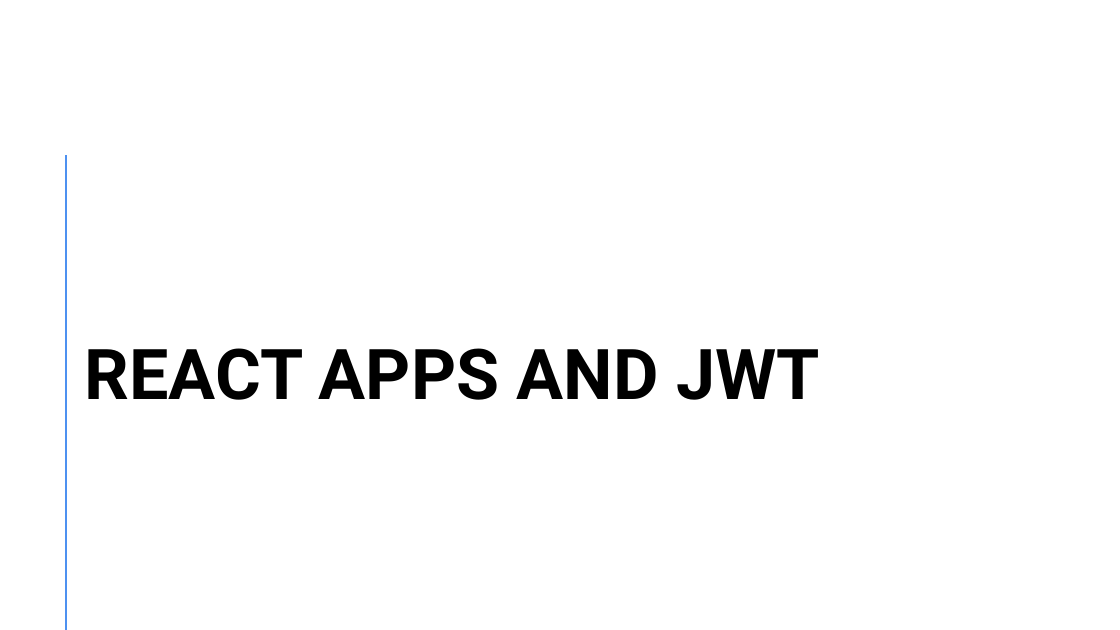
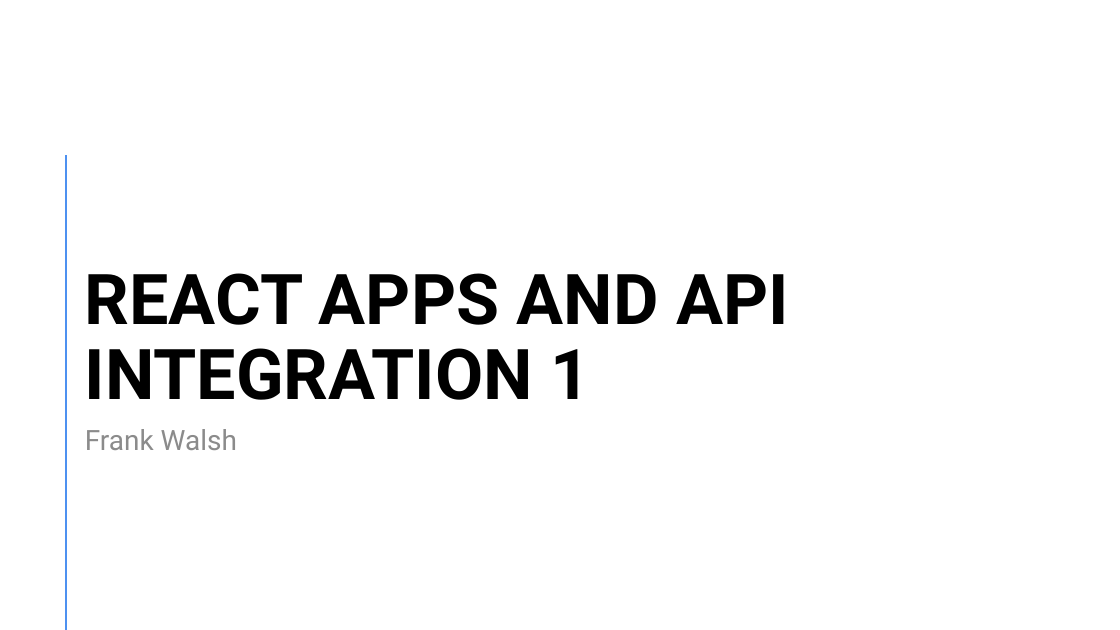
Before and after one commit to diarmuidoconnor/wad2, a slide deck: slide 1 of topic11/talk-01/react integration.pptx. Drawn at 1120x630 pixels with LibreOffice and Linux fonts; fonts in the diff are those of the drawing. Boxes give left, top, right and bottom in pixels: in the first picture for what was removed or moved away, otherwise in the second. Text is boxed around its words. In the diff, an @@ line names an element or a change of style, - is before the commit and + after.

```diff
--- a/topic11/talk-01/react integration.pptx
+++ b/topic11/talk-01/react integration.pptx
@@ title at (x1=85, y1=273, x2=789, y2=400): text changed @@
-REACT APPS AND JWT
+REACT APPS AND API INTEGRATION 1
@@ text added at (x1=85, y1=429, x2=237, y2=450), 24 pt, text #8C8C8C @@
+Frank Walsh
```
Also in this commit, not shown: 1 other slide changed, 2 slides added, 3 other files.
